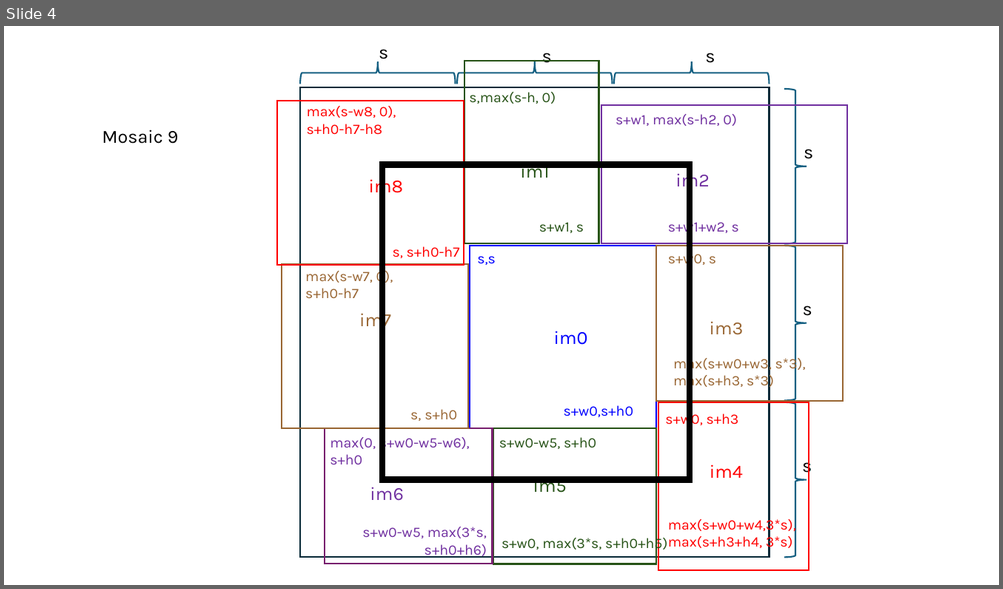
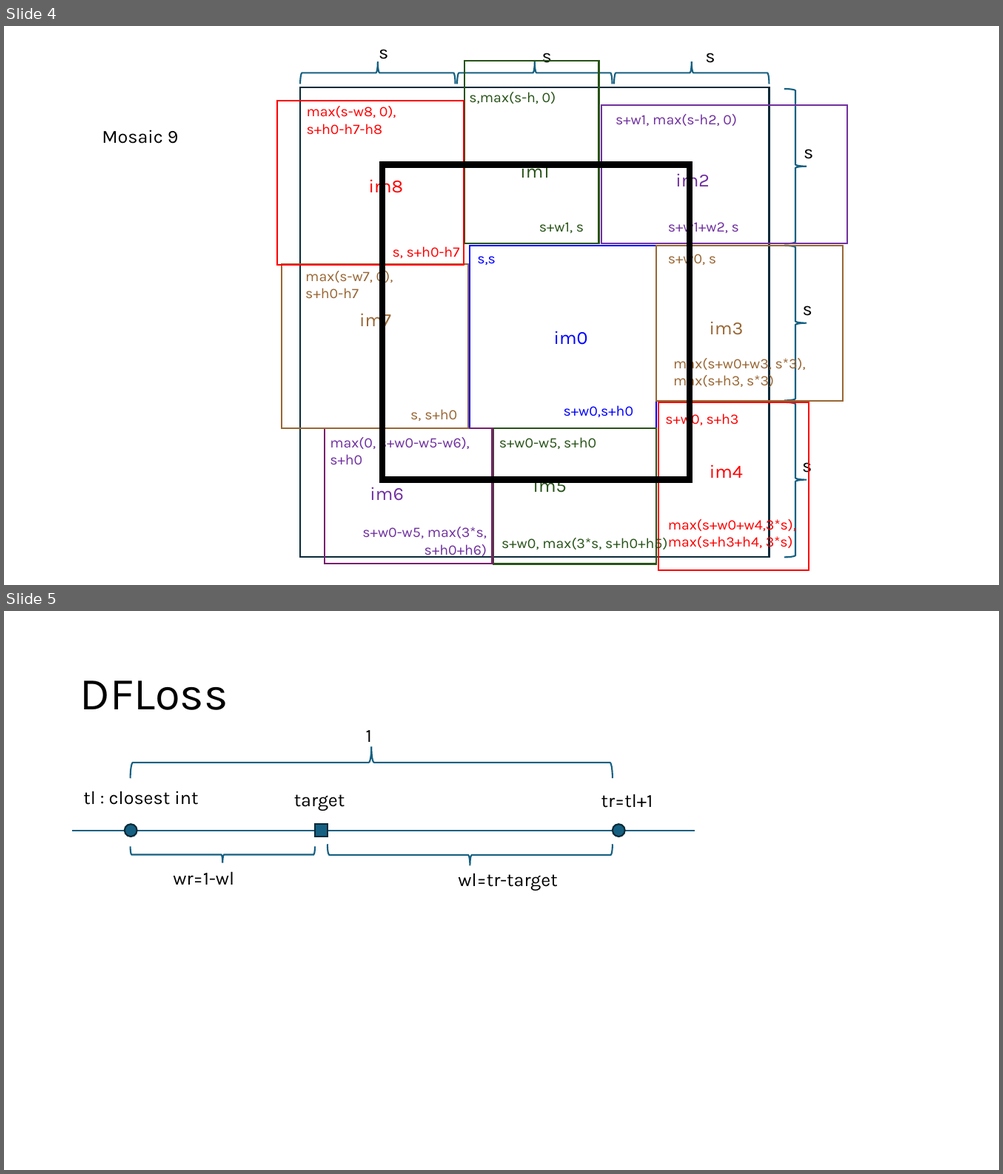
Before and after one commit to s-reaungamornrat/computer_vision, a slide deck: yolov11/doc/network.pptx. Shown one above the other, each under a label of ours: slide 4 before the commit, slides 4 and 5 after it. The pictures are 1003x589 and 1003x1174 pixels, drawn with LibreOffice and Linux fonts; fonts in the diff are those of the drawing. Boxes give left, top, right and bottom in pixels: in the first picture for what was removed or moved away, otherwise in the second. Text is boxed around its words. In the diff, an @@ line names an element or a change of style, - is before the commit and + after.

```diff
--- a/yolov11/doc/network.pptx
+++ b/yolov11/doc/network.pptx
@@ slide 5 added at box(4, 611, 999, 1170), background #FFFFFF @@
@@ title added at box(79, 681, 227, 710), 44 pt, text #000000 @@
+DFLoss
@@ text added at box(366, 730, 372, 747), 18 pt, text #000000 @@
+1
@@ right brace added at box(130, 747, 612, 778), outline #156082 1.5 pt @@
@@ text added at box(83, 791, 198, 805), 18 pt, text #000000 @@
+tl : closest int
@@ text added at box(294, 795, 345, 812), 18 pt, text #000000 @@
+target
@@ text added at box(601, 794, 653, 808), 18 pt, text #000000 @@
+tr=tl+1
@@ line added from (73, 830) to (695, 830), #156082 1.5 pt @@
@@ ellipse added at box(125, 824, 137, 837), fill #156082, outline #092A39 1.5 pt @@
@@ rectangle added at box(315, 824, 328, 837), fill #156082, outline #092A39 1.5 pt @@
@@ ellipse added at box(612, 824, 625, 837), fill #156082, outline #092A39 1.5 pt @@
@@ right brace added at box(131, 846, 315, 863), outline #156082 1.5 pt @@
@@ right brace added at box(327, 844, 612, 866), outline #156082 1.5 pt @@
@@ text added at box(173, 871, 234, 885), 18 pt, text #000000 @@
+wr=1-wl
@@ text added at box(458, 873, 557, 891), 18 pt, text #000000 @@
+wl=tr-target
```
Also in this commit, not shown: 7 other files.
